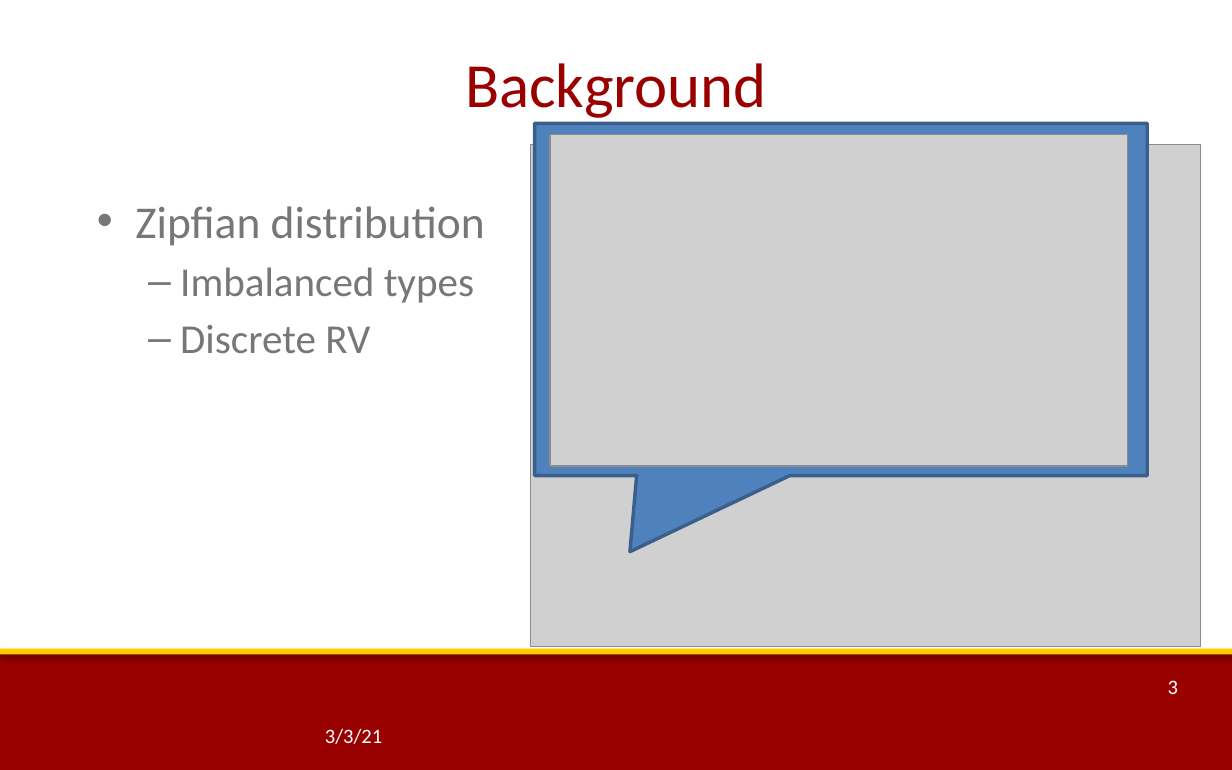
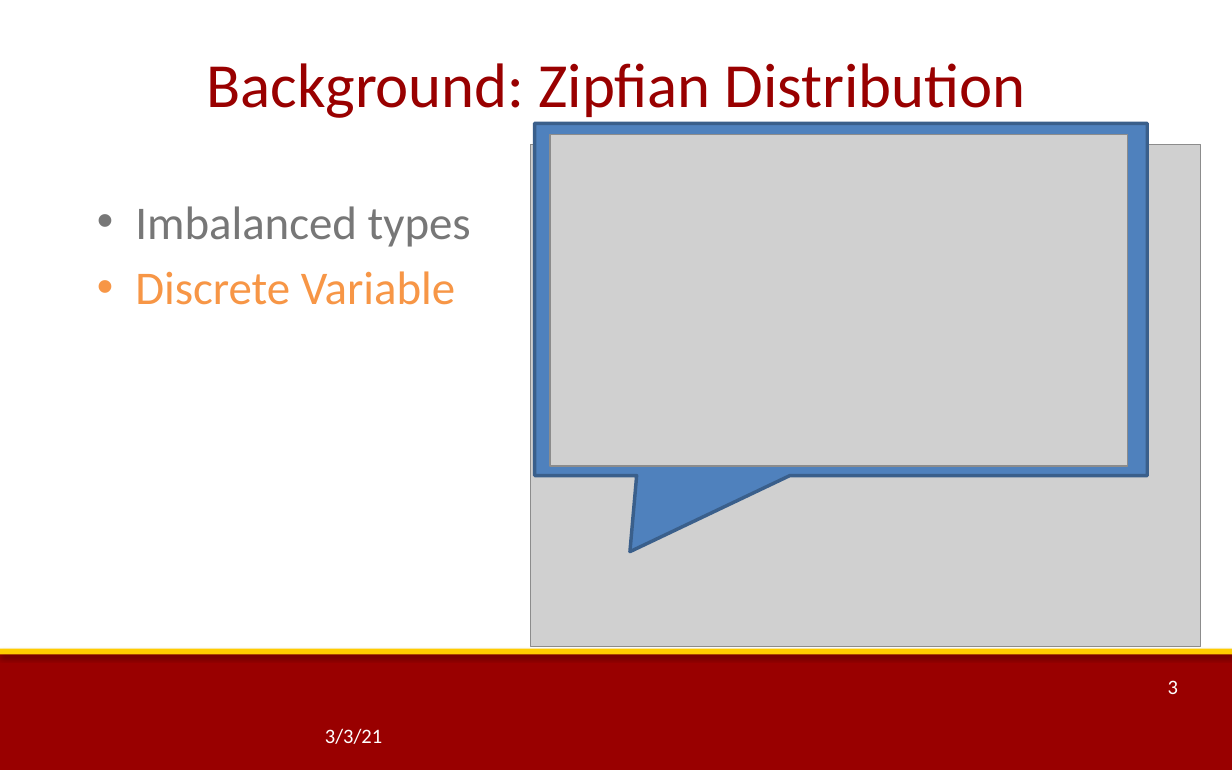
Before and after one commit to thammegowda/phd, a slide deck: slide 3 of quals-ppt/rev2-NMT-with-Imbalanced-Classes.pptx. Drawn at 1232x770 pixels with LibreOffice and Linux fonts; fonts in the diff are those of the drawing; grey boxes stand for pictures; background and template pictures are left out. Boxes give left, top, right and bottom in pixels: in the first picture for what was removed or moved away, otherwise in the second. Text is boxed around its words. In the diff, an @@ line names an element or a change of style, - is before the commit and + after.

```diff
--- a/quals-ppt/rev2-NMT-with-Imbalanced-Classes.pptx
+++ b/quals-ppt/rev2-NMT-with-Imbalanced-Classes.pptx
@@ title at (207, 63, 1026, 122): text changed @@
-Background
+Background: Zipfian Distribution
@@ text at (135, 206, 485, 246): paragraph removed @@
-• Zipfian distribution
@@ text at (135, 206, 471, 247): size 24 to 27.3 pt in "Imbalanced types"; bullet – to •; list level 2 to 1 in "Imbalanced types" @@
@@ text at (135, 271, 456, 305): text changed; size 24 to 27.3 pt; text colour #777777 to #F79646 @@
-  – Discrete RV
+• Discrete Variable
```
Also in this commit, not shown: 21 other slides changed, 3 slides added, 2 slides removed, 3 other files.
